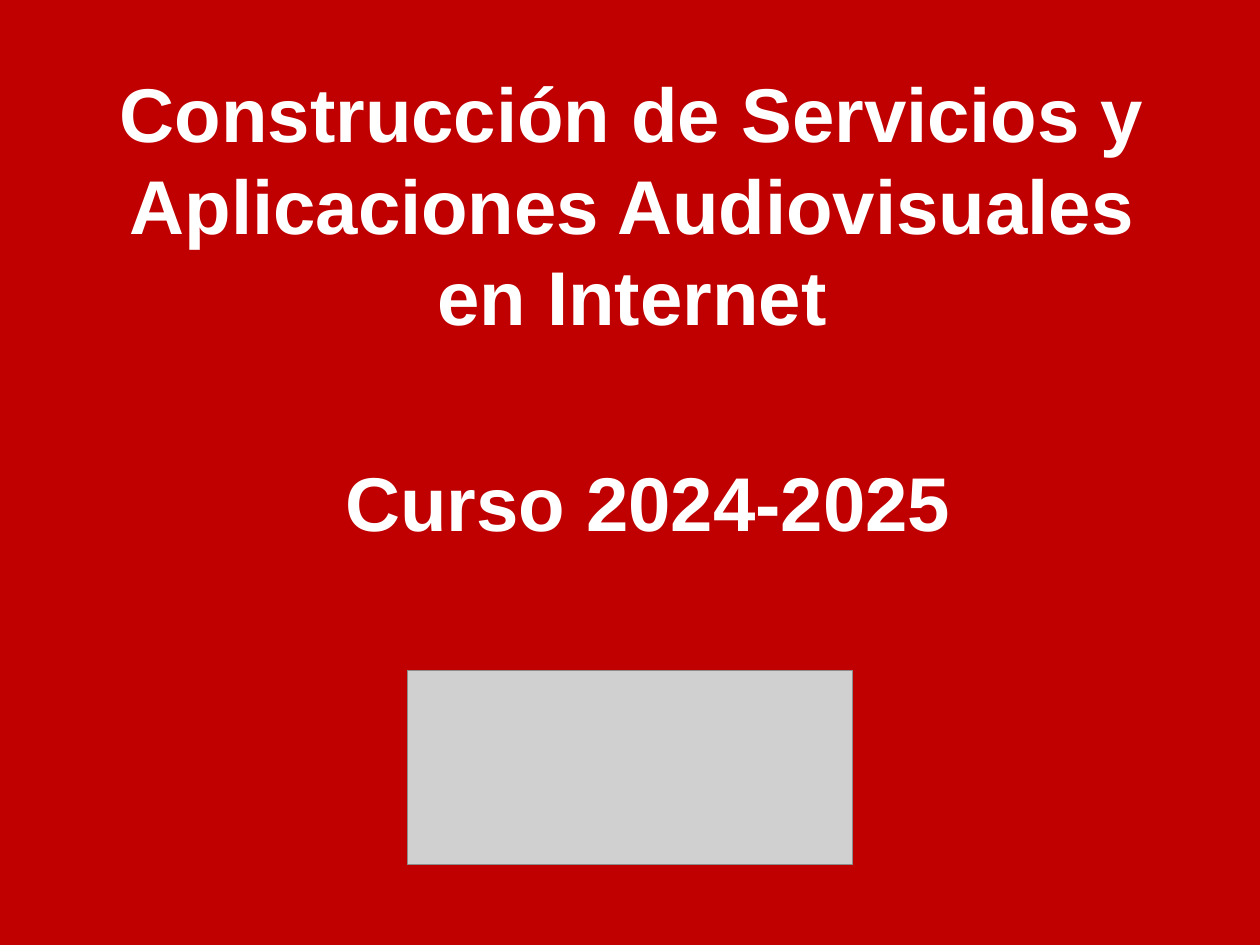
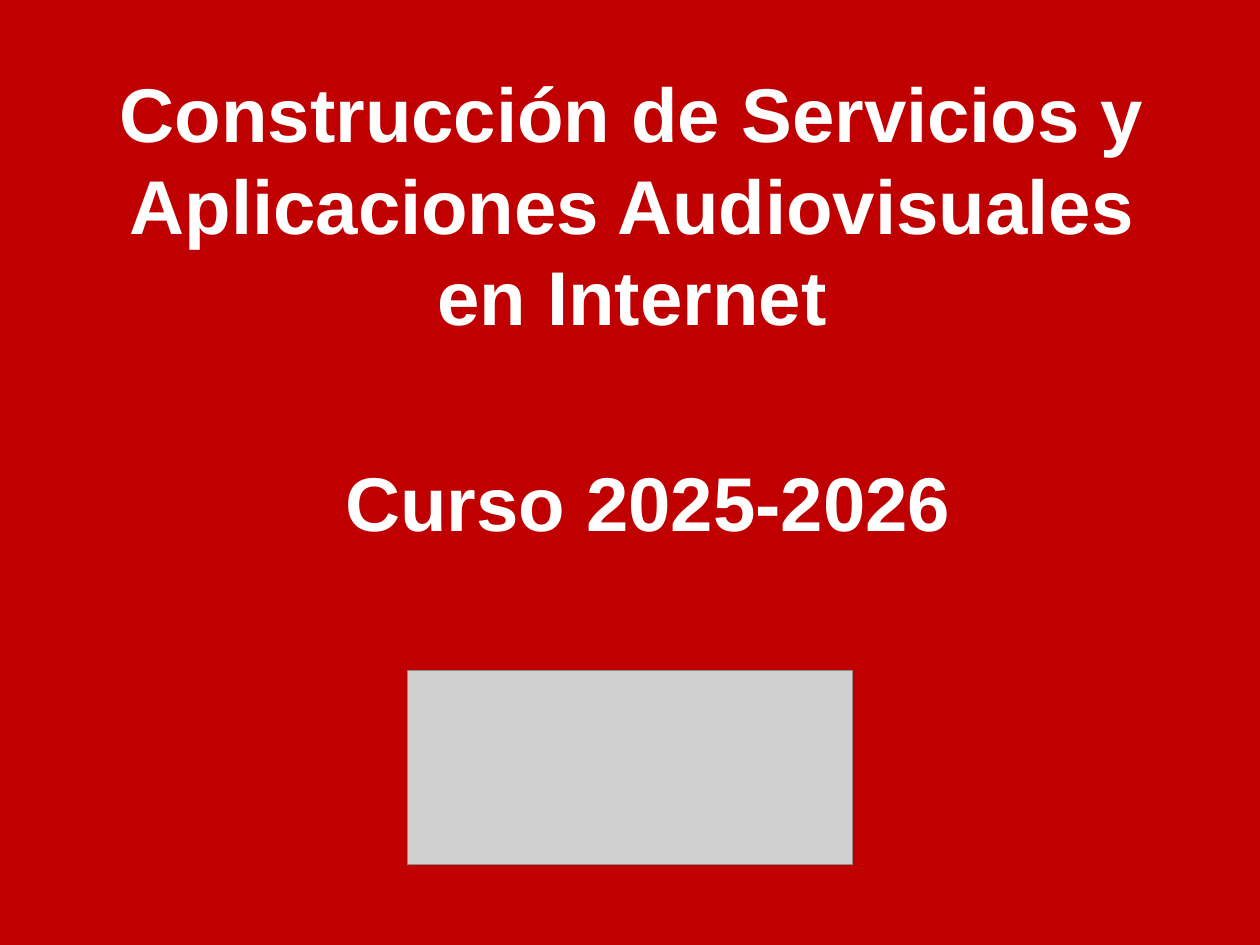
Before and after one commit to jesusgpa/2025-2026-CSAAI, a slide deck: slide 1 of Portada/Portada 2025-2026.pptx. Drawn at 1260x945 pixels with LibreOffice and Linux fonts; fonts in the diff are those of the drawing; grey boxes stand for pictures. Boxes give left, top, right and bottom in pixels: in the first picture for what was removed or moved away, otherwise in the second. Text is boxed around its words. In the diff, an @@ line names an element or a change of style, - is before the commit and + after.

Commit message:
update portada

```diff
--- a/Portada/Portada 2025-2026.pptx
+++ b/Portada/Portada 2025-2026.pptx
@@ title at (x1=345, y1=477, x2=950, y2=532): text changed @@
-Curso 2024-2025
+Curso 2025-2026
```
